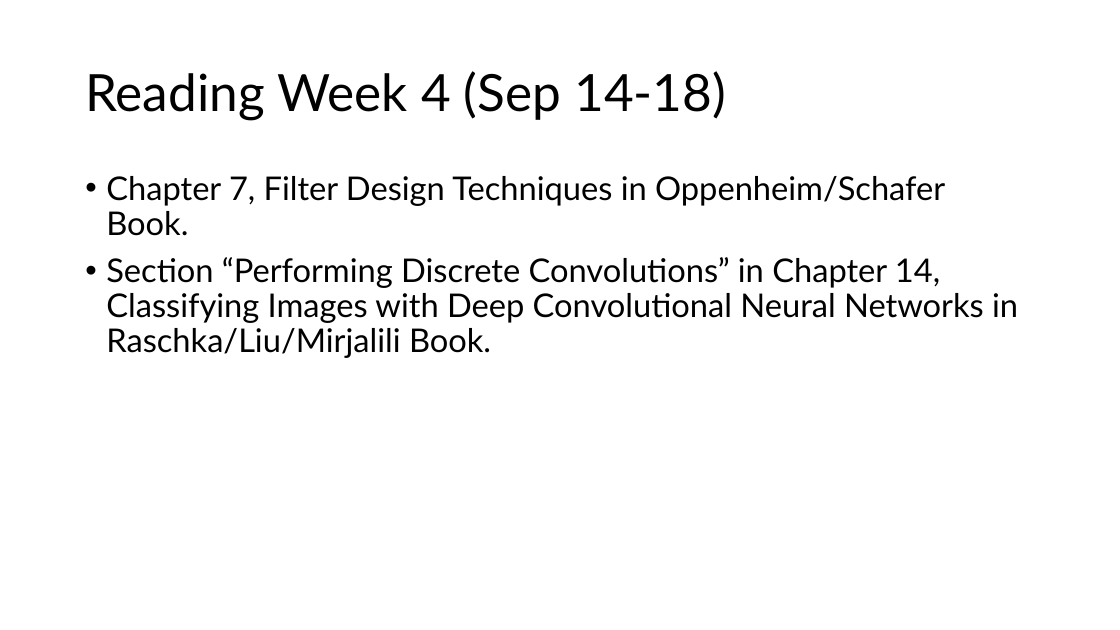
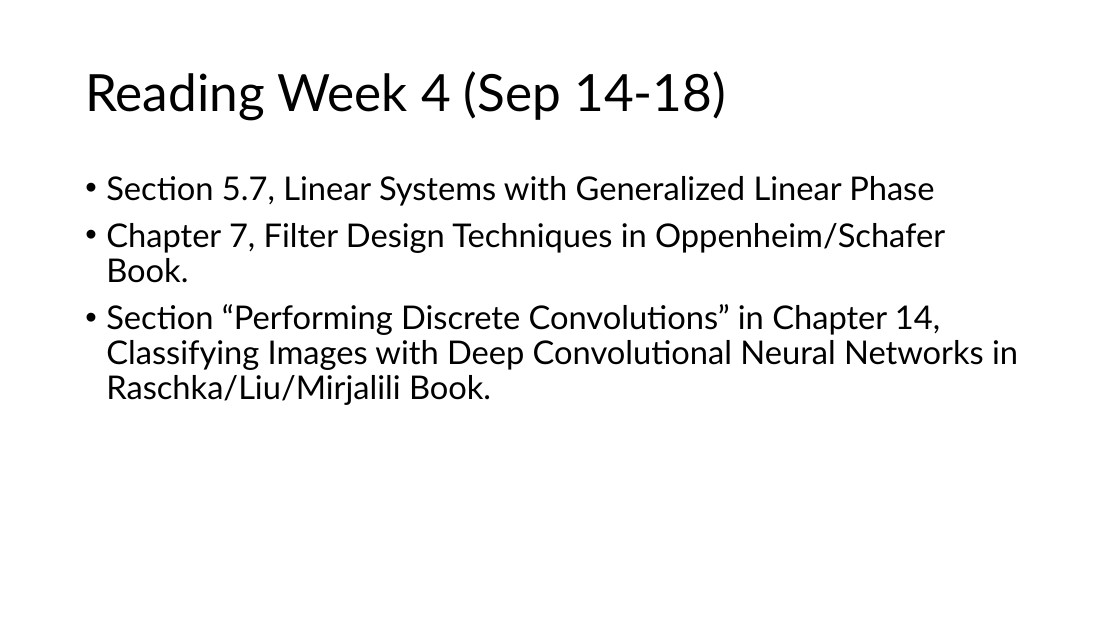
Before and after one commit to mathys2000/ecen45632_f26, a slide deck: slide 1 of reading/ReadingAssignment_Week_04.pptx. Drawn at 1120x630 pixels with LibreOffice and Linux fonts; fonts in the diff are those of the drawing. Boxes give left, top, right and bottom in pixels: in the first picture for what was removed or moved away, otherwise in the second. Text is boxed around its words. In the diff, an @@ line names an element or a change of style, - is before the commit and + after.

Commit message:
Lecture07 prepared for class

```diff
--- a/reading/ReadingAssignment_Week_04.pptx
+++ b/reading/ReadingAssignment_Week_04.pptx
@@ text at <box>106,176,934,206</box>: paragraph added @@
+• Section 5.7, Linear Systems with Generalized Linear Phase
```
Also in this commit, not shown: 10 other files.
